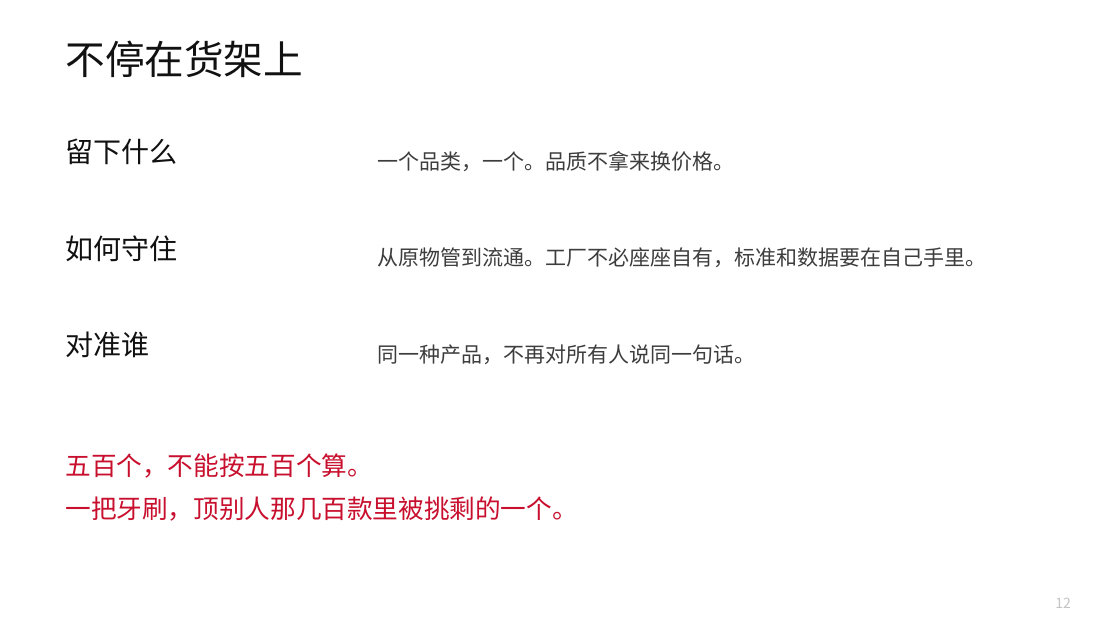
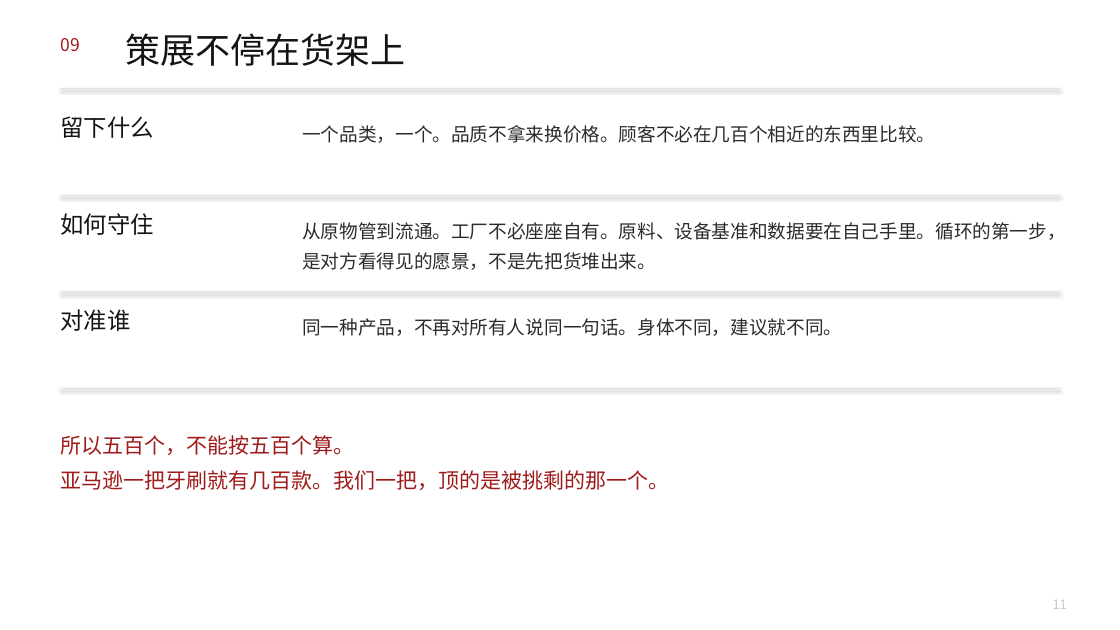
Before and after one commit to headshot9999/xiaoyi, a slide deck: slide 11 of 艾多美何以成为100兆韩元企业.pptx (slide 12 before the commit). Drawn at 1120x630 pixels with LibreOffice and Linux fonts; fonts in the diff are those of the drawing. Boxes give left, top, right and bottom in pixels: in the first picture for what was removed or moved away, otherwise in the second. Text is boxed around its words. In the diff, an @@ line names an element or a change of style, - is before the commit and + after.

```diff
--- a/艾多美何以成为100兆韩元企业.pptx
+++ b/艾多美何以成为100兆韩元企业.pptx
@@ text added at bbox=[60, 38, 79, 51], 15 pt, text #9E1B1B @@
+09
@@ text at bbox=[126, 33, 406, 66]: text changed; size 34 to 30 pt; text colour #111111 to #141414 @@
-不停在货架上
+策展不停在货架上
@@ rectangle added at bbox=[60, 88, 1060, 89], fill #E2E2E2 @@
@@ text "留下什么": place and size @@
-text "留下什么" at bbox=[65, 138, 177, 165]
+text "留下什么" at bbox=[60, 116, 153, 138]
@@ text at bbox=[302, 125, 935, 143]: text changed; size 18 to 16 pt; text colour #3D3D3D to #2C2C2C @@
-一个品类，一个。品质不拿来换价格。
+一个品类，一个。品质不拿来换价格。顾客不必在几百个相近的东西里比较。
@@ rectangle added at bbox=[60, 195, 1060, 196], fill #E2E2E2 @@
@@ size 24 to 20 pt, text colour #111111 to #141414 in 3 elements at bbox=[60, 309, 130, 331], bbox=[60, 116, 153, 138], bbox=[60, 213, 153, 235] @@
@@ text "如何守住": place and size @@
-text "如何守住" at bbox=[65, 235, 177, 262]
+text "如何守住" at bbox=[60, 213, 153, 235]
@@ text at bbox=[302, 222, 1065, 270]: text changed; size 18 to 16 pt; text colour #3D3D3D to #2C2C2C @@
-从原物管到流通。工厂不必座座自有，标准和数据要在自己手里。
+从原物管到流通。工厂不必座座自有。原料、设备基准和数据要在自己手里。循环的第一步，是对方看得见的愿景，不是先把货堆出来。
@@ rectangle added at bbox=[60, 292, 1060, 292], fill #E2E2E2 @@
@@ text "对准谁": place and size @@
-text "对准谁" at bbox=[65, 331, 149, 358]
+text "对准谁" at bbox=[60, 309, 130, 331]
@@ text at bbox=[302, 318, 842, 336]: text changed; size 18 to 16 pt; text colour #3D3D3D to #2C2C2C @@
-同一种产品，不再对所有人说同一句话。
+同一种产品，不再对所有人说同一句话。身体不同，建议就不同。
@@ rectangle added at bbox=[60, 388, 1060, 389], fill #E2E2E2 @@
@@ text at bbox=[60, 435, 669, 490]: text changed; size 22 to 18 pt; text colour #C8102E to #9E1B1B @@
-五百个，不能按五百个算。
-一把牙刷，顶别人那几百款里被挑剩的一个。
+所以五百个，不能按五百个算。
+亚马逊一把牙刷就有几百款。我们一把，顶的是被挑剩的那一个。
@@ text removed at bbox=[1055, 598, 1071, 608] @@
-12
@@ text added at bbox=[1053, 600, 1067, 609], 11 pt, text #C8C8C8 @@
+11
```
Also in this commit, not shown: 11 other slides changed, 2 slides added, 3 slides removed, 2 other files.
